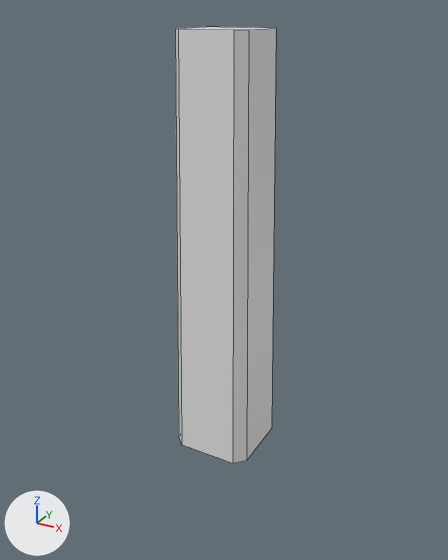
The FBX model Assets/Meshes/DungeonWallCorner.fbx, before and after one commit.
Camera for both pictures: a 50 mm camera at (0.00781, -0.01432, 0.01247) aimed at (-0.00014, 0.00015, 0.00523). The lights are fixed; the arrows at lower left show +X, +Y and +Z. Mesh edges are drawn as thin lines.

Script lines for the objects in view, before the commit:
```python
me_cube_001 = bpy.data.meshes.new('Cube.001')
me_cube_001.from_pydata(...)  # 16 vertices, 10 faces; spans x -0.121..0.121, y -0.121..0.121, z 0.0..1.0
me_cube_001.materials.append(mat_palette)  # white #e7e7e7
ob_corner = bpy.data.objects.new('Corner', me_cube_001)
ob_corner.parent = ob_empty
ob_corner.location = (0.0, 0.0, 0.0)
ob_corner.scale = (1.0, 1.0, 1.2)
```
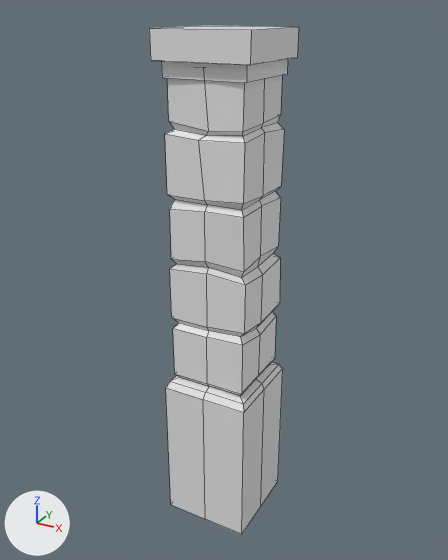
What differs and where, as boxes [x1, y1, x2, y2] in the pictures (448 x 560 px):
'Corner', reshaped, turned, rescaled, moved
    before: [175, 27, 276, 463]
    after: [149, 26, 299, 534]

The edits, one by one:
me_cube_001 is used by ob_corner; parent ob_empty; location (0.0, 0.0, 0.0); scale (1.0, 1.0, 1.2).
me_cube_001 had 16 vertices, 10 faces and spanned x -0.121..0.121, y -0.121..0.121, z 0.0..1.0.
me_cube_001 now has 169 vertices, 162 faces and spans x -1.349..1.349, y -1.341..1.33, z -0.415..2.003.
me_cube_001 part 1: the whole mesh is rebuilt.
In object 'Corner' (ob_corner), parent is no longer ob_empty.
Object 'Corner' (ob_corner) turns from (0, 0, 0) to (0, 0, 90) degrees about x, y and z.
Object 'Corner' (ob_corner) is rescaled from (1.0, 1.0, 1.2) to (0.001, 0.001, 0.006).
